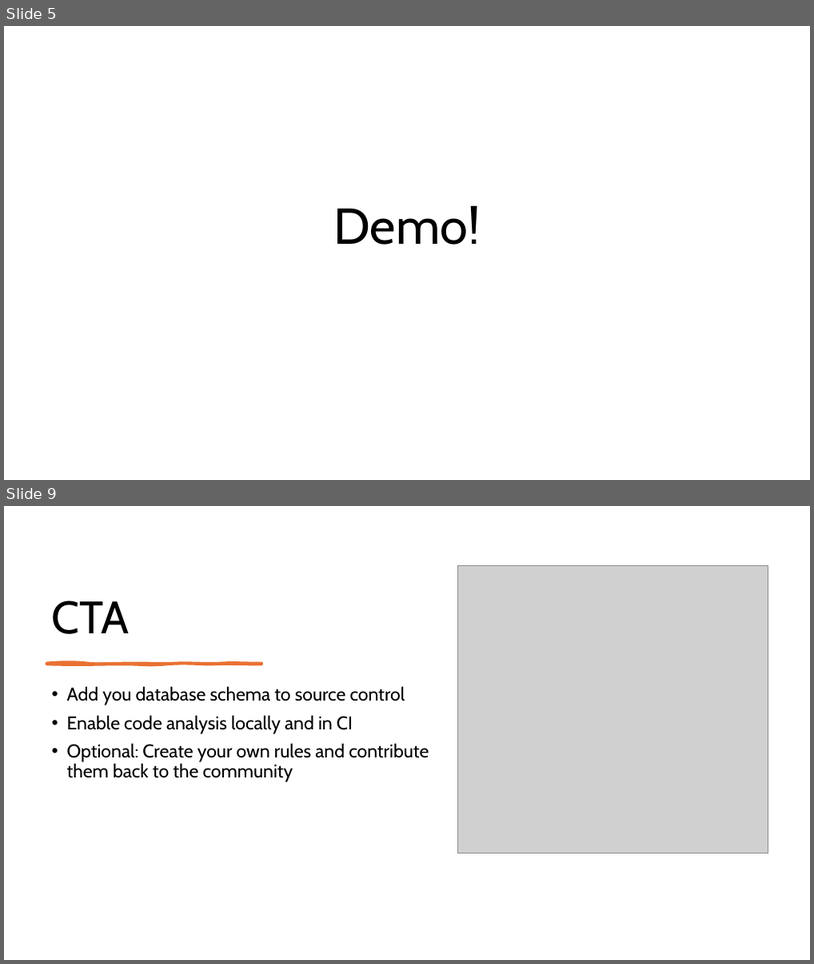
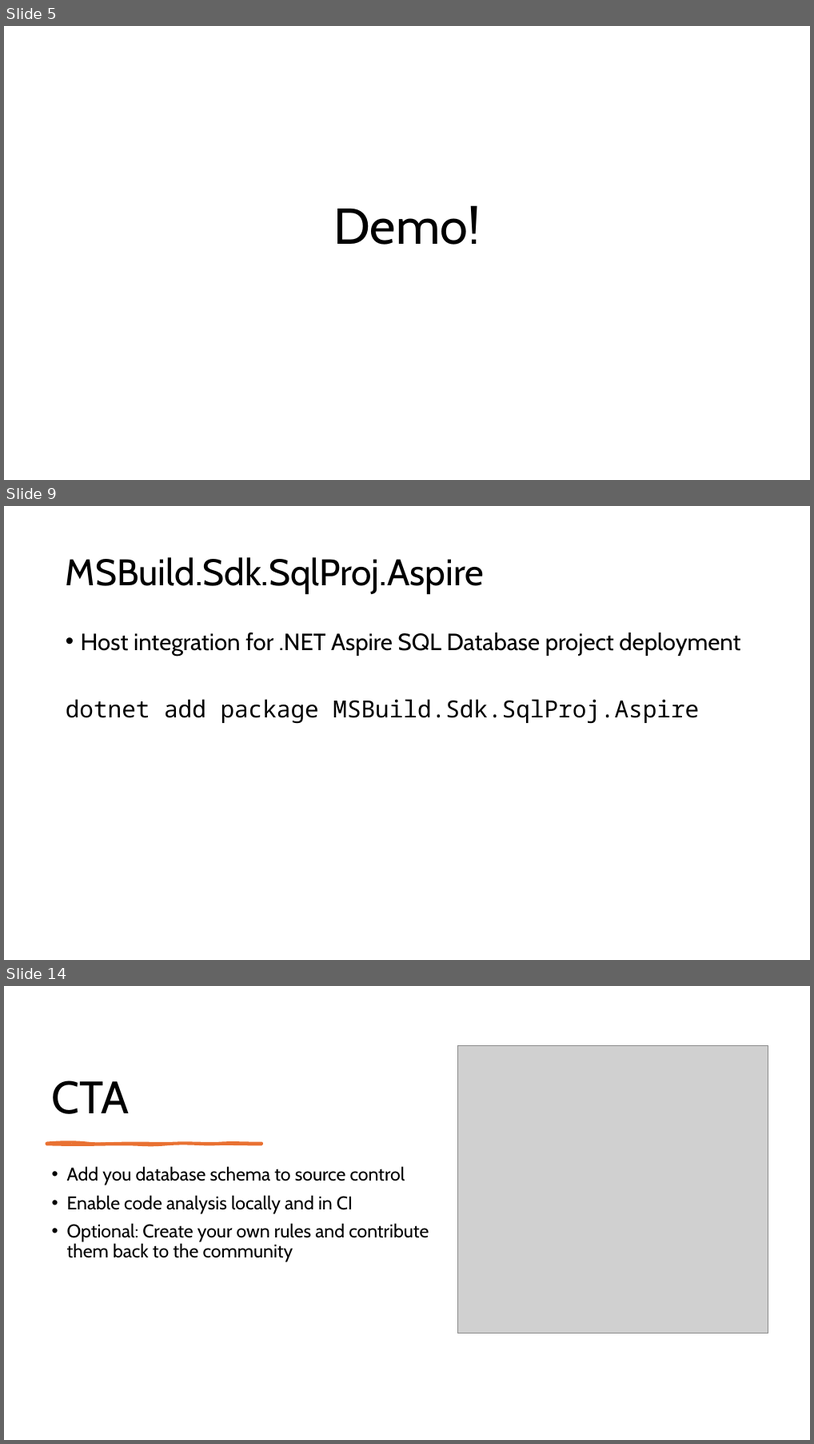
Before and after one commit to ErikEJ/TsqlAnalysis, a slide deck: T-SQL Code analysis.pptx. Shown one above the other, each under a label of ours: slides 5 and 9 before the commit, slides 5, 9 and 14 after it; the slides between them are not shown. The pictures are 814x964 and 814x1444 pixels, drawn with LibreOffice and Linux fonts; fonts in the diff are those of the drawing; grey boxes stand for pictures. Boxes give left, top, right and bottom in pixels: in the first picture for what was removed or moved away, otherwise in the second. Text is boxed around its words. In the diff, an @@ line names an element or a change of style, - is before the commit and + after.

```diff
--- a/T-SQL Code analysis.pptx
+++ b/T-SQL Code analysis.pptx
@@ slide 9 added at <box>4,506,810,960</box>, background #FFFFFF @@
@@ title added at <box>66,557,484,594</box>, 44 pt, text #000000 @@
+MSBuild.Sdk.SqlProj.Aspire
@@ text added at <box>66,632,741,724</box>, 28 pt, text #000000 @@
+• Host integration for .NET Aspire SQL Database project deployment
+dotnet add package MSBuild.Sdk.SqlProj.Aspire
@@ what was slide 9 is now slide 14 @@
```
Also in this commit, not shown: 4 slides changed, 7 other slides added, 1 other file.
